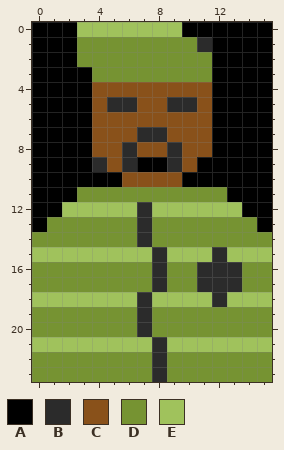
A pixel-art sprite gets an edit: gfx/sprites_16x24._vp6.png. That is the earlier state.
The file is 16x24 pixels.
Palette (. is transparent): A #000000  B #2b2b2b  C #89511a  D #769332  E #a0c25c
Pixels before, first column x 0:
 0 AAAEEEEEEEAAAAAA
 1 AAADDDDDDDDBAAAA
 2 AAADDDDDDDDDAAAA
 3 AAAADDDDDDDDAAAA
 4 AAAACCCCCCCCAAAA
 5 AAAACBBCCBBCAAAA
 6 AAAACCCCCCCCAAAA
 7 AAAACCCBBCCCAAAA
 8 AAAACCBCCBCCAAAA
 9 AAAABCBAABCAAAAA
10 AAAAAACCCCAAAAAA
11 AAADDDDDDDDDDAAA
12 AAEEEEEBEEEEEEAA
13 ADDDDDDBDDDDDDDA
14 DDDDDDDBDDDDDDDD
15 EEEEEEEEBEEEBEEE
16 DDDDDDDDBDDBBBDD
17 DDDDDDDDBDDBBBDD
18 EEEEEEEBEEEEBEEE
19 DDDDDDDBDDDDDDDD
20 DDDDDDDBDDDDDDDD
21 EEEEEEEEBEEEEEEE
22 DDDDDDDDBDDDDDDD
23 DDDDDDDDBDDDDDDD
The same view after the edit:
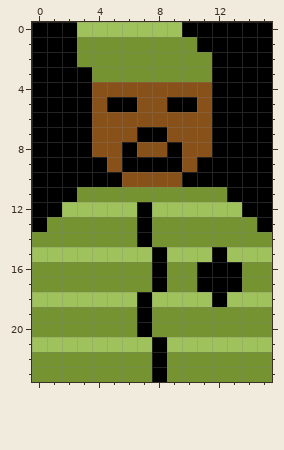
Difference:
{"y":1,"x":11,"old":"B","new":"A"}
{"y":5,"x":5,"old":"BB","new":"AA"}
{"y":5,"x":9,"old":"BB","new":"AA"}
{"y":7,"x":7,"old":"BB","new":"AA"}
{"y":8,"x":6,"old":"B","new":"A"}
{"y":8,"x":9,"old":"B","new":"A"}
{"y":9,"x":4,"old":"B","new":"A"}
{"y":9,"x":6,"old":"B","new":"A"}
{"y":9,"x":9,"old":"B","new":"A"}
{"y":12,"x":7,"old":"B","new":"A"}
{"y":13,"x":7,"old":"B","new":"A"}
{"y":14,"x":7,"old":"B","new":"A"}
{"y":15,"x":8,"old":"B","new":"A"}
{"y":15,"x":12,"old":"B","new":"A"}
{"y":16,"x":8,"old":"B","new":"A"}
{"y":16,"x":11,"old":"BBB","new":"AAA"}
{"y":17,"x":8,"old":"B","new":"A"}
{"y":17,"x":11,"old":"BBB","new":"AAA"}
{"y":18,"x":7,"old":"B","new":"A"}
{"y":18,"x":12,"old":"B","new":"A"}
{"y":19,"x":7,"old":"B","new":"A"}
{"y":20,"x":7,"old":"B","new":"A"}
{"y":21,"x":8,"old":"B","new":"A"}
{"y":22,"x":8,"old":"B","new":"A"}
{"y":23,"x":8,"old":"B","new":"A"}
{"label":"changed","picture_box":[92,37,242,382]}
